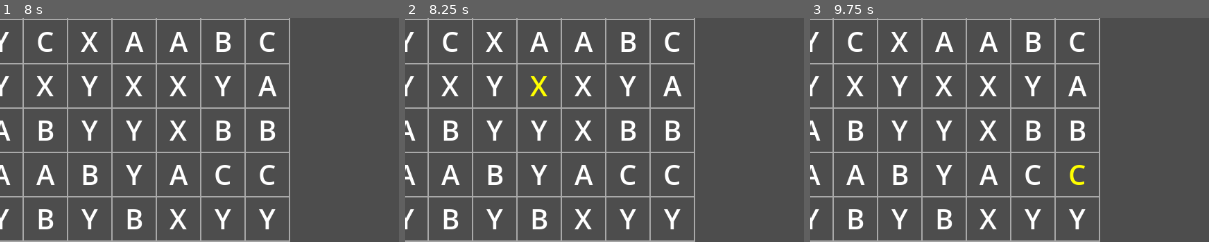
Above: before the commit, frames 1-3 (left to right).
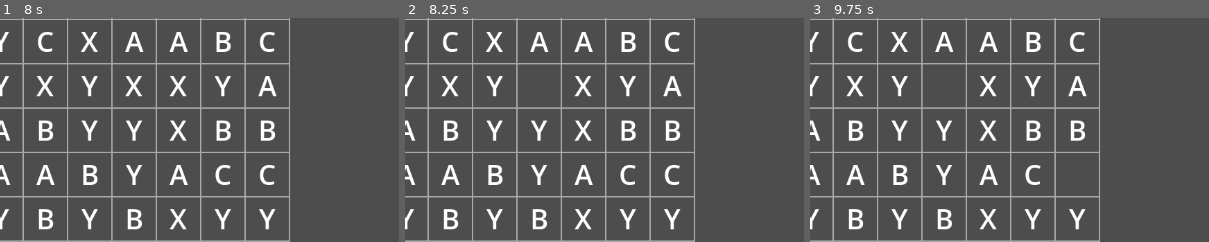
Above: after the commit, the same moments.

Repository: fehudma/godot_projects
Game: Godot game, scene res://Scenes/game.tscn
The game is run twice, just before and just after one commit, with the same random seed, the same clock (stepped at 60 frames per second) and the same inputs.
Inputs (mouse positions are % of the whole screen's width and height, from its top left):
- Up to frame 1 (8 s): click "Breaker" at 0.5 s; click "Test" at 1.25 s; click "Hint" at 2 s; click "Test" at 2.75 s; click "Hint" at 3.5 s; click "Breaker" at 4.25 s; click "Test" at 5 s; click "Hint" at 5.75 s; click "Breaker" at 6.5 s; tap Enter at 7.25 s; move the mouse to (72, 45) at 7.27 s; click (72, 45) at 7.42 s
- Up to frame 2 (8.25 s): tap Space at 8 s; move the mouse to (30, 55) at 8.02 s; click (30, 55) at 8.17 s
- Up to frame 3 (9.75 s): tap Enter at 8.75 s; move the mouse to (60, 28) at 8.77 s; click (60, 28) at 8.92 s; tap Space at 9.5 s; move the mouse to (45, 70) at 9.52 s; click (45, 70) at 9.67 s
The pictures show only the part of the screen within x 14-64%, y 39-89%; the shares and areas given below are measured in that part.

Frame 1 is identical in both runs. In frame 2, 0.2% of the frame differs, in the area x 31-36%, y 25-36%; in frame 3, 0.3%, in the area x 31-69%, y 25-75%.

Commit message:
targeted piece is destroyed

Diff:
--- a/Scenes/board.gd
+++ b/Scenes/board.gd
@@ -26,6 +26,9 @@
 var second_cell: Vector2i = Vector2i(-1, -1)
 
 var input_locked: bool = false
+
+var breaker_active: bool = false
+
 #==========================HELPERS
 #
 func grid_to_pixel(column: int, row: int) -> Vector2:
@@ -512,6 +515,14 @@
 
 				if clicked_piece == null:
 					return
+
+				if breaker_active:
+					var matched_pieces: Array[Piece] = [clicked_piece]
+					remove_matched_pieces(matched_pieces)
+
+					breaker_active = false
+					return
+
 				if selected_cell == Vector2i(-1, -1):
 					selected_cell = clicked_cell
 					var selected_piece: Piece = grid[selected_cell.x][selected_cell.y]
@@ -612,6 +623,11 @@
 func _on_breaker_button_pressed() -> void:
 	print("Breaker activated")
 
+	if input_locked:
+		return
+
+	breaker_active = true
+
 
 func _on_test_button_pressed() -> void:
 	#collapse_column(0)
